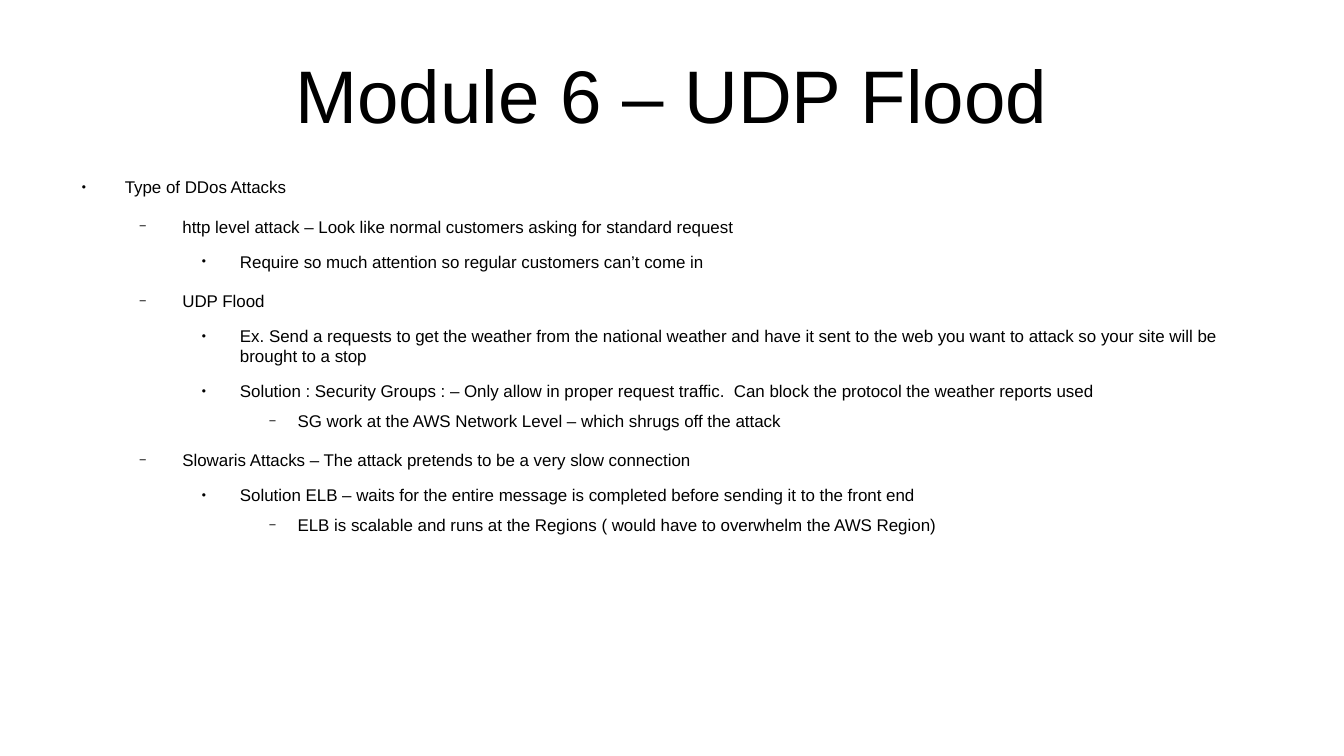
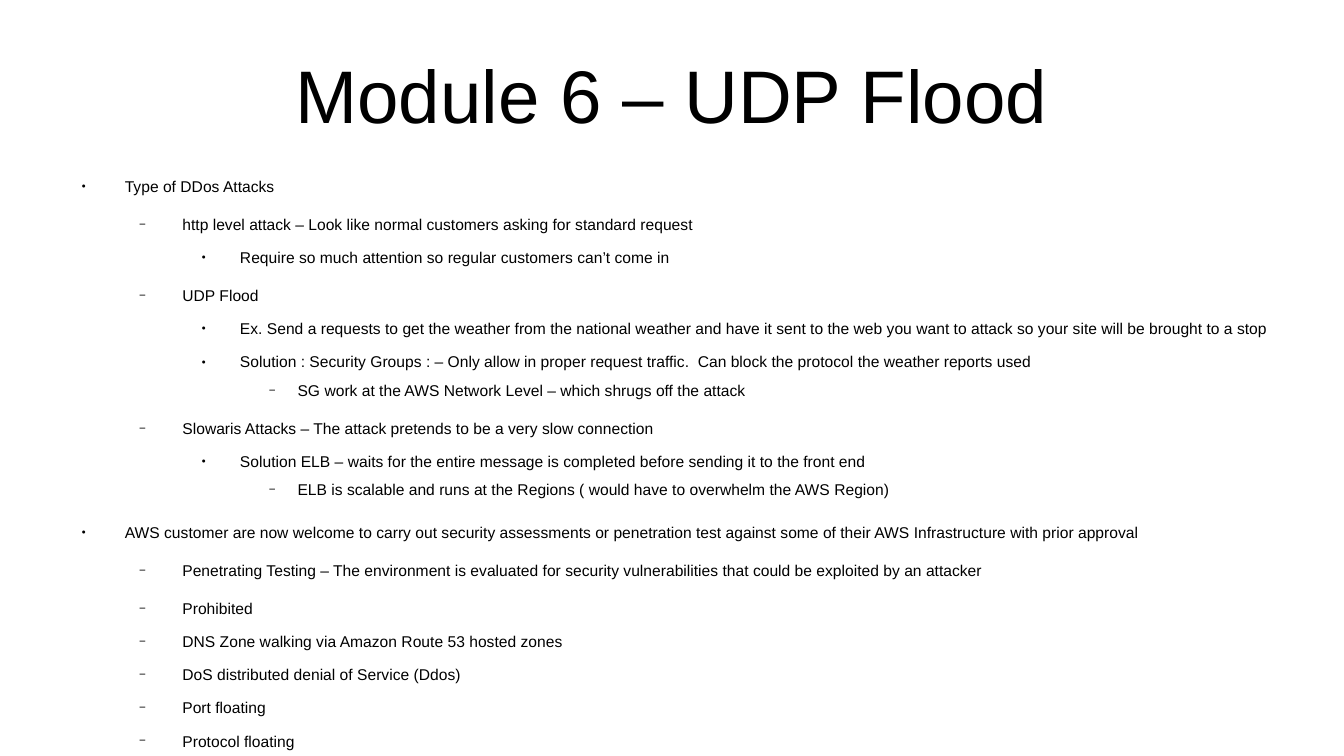
Before and after one commit to CharlesStockman/notesFromCourses, a slide deck: slide 90 of aws/cloud_practitioner/AWS.odp (slide 79 before the commit). Drawn at 1344x756 pixels with LibreOffice and Linux fonts; fonts in the diff are those of the drawing. Boxes give left, top, right and bottom in pixels: in the first picture for what was removed or moved away, otherwise in the second. Text is boxed around its words. In the diff, an @@ line names an element or a change of style, - is before the commit and + after.

```diff
--- a/aws/cloud_practitioner/AWS.odp
+++ b/aws/cloud_practitioner/AWS.odp
@@ text at [125, 180, 1267, 499]: size 10 to 9.2 pt in "Type of DDos Attacks", "http level attack – Look like normal ...", "Require so much attention so regular customers ...", "UDP Flood" and 6 more places @@
@@ text at [125, 526, 1138, 717]: paragraphs added @@
+● AWS customer are now welcome to carry out security assessments or penetration test against some of their AWS Infrastructure with prior approval
+  − Penetrating Testing – The environment is evaluated for security vulnerabilities that could be exploited by an attacker
+  − Prohibited
+  − DNS Zone walking via Amazon Route 53 hosted zones
+  − DoS distributed denial of Service (Ddos)
+  − Port floating
+  − Protocol floating
+  − Request flooding ( login request flooding, API Request flooding)
```
Also in this commit, not shown: 8 other slides changed, 17 slides added, 2 other files.
